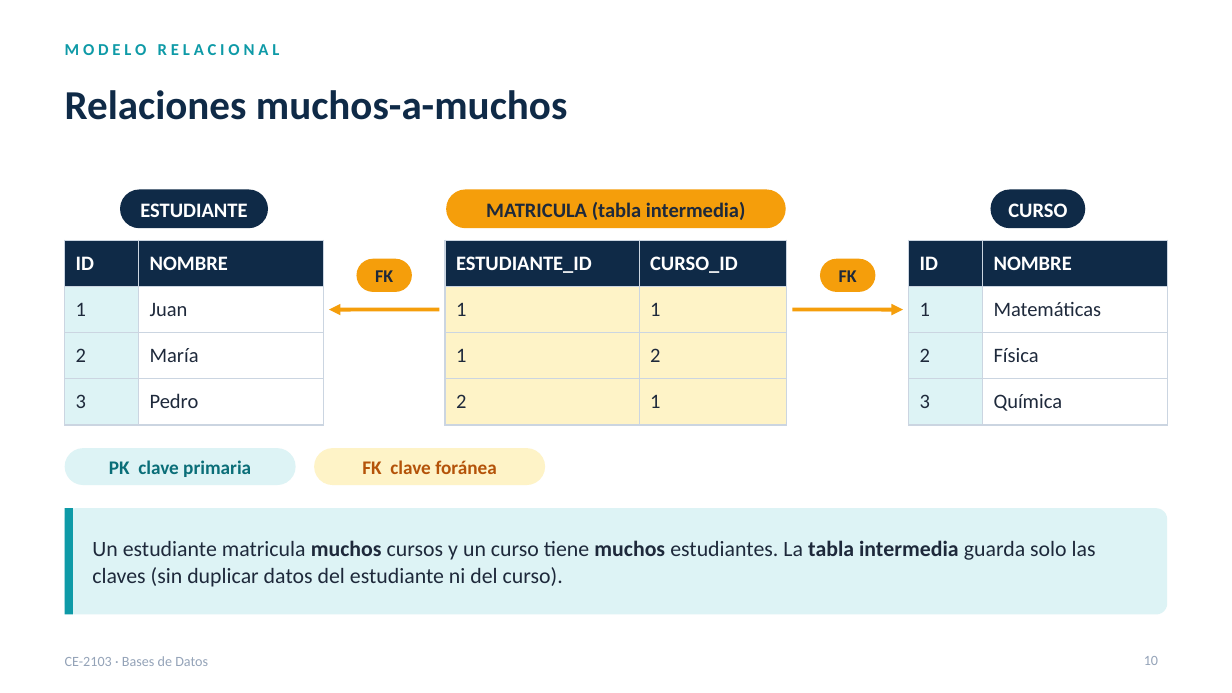
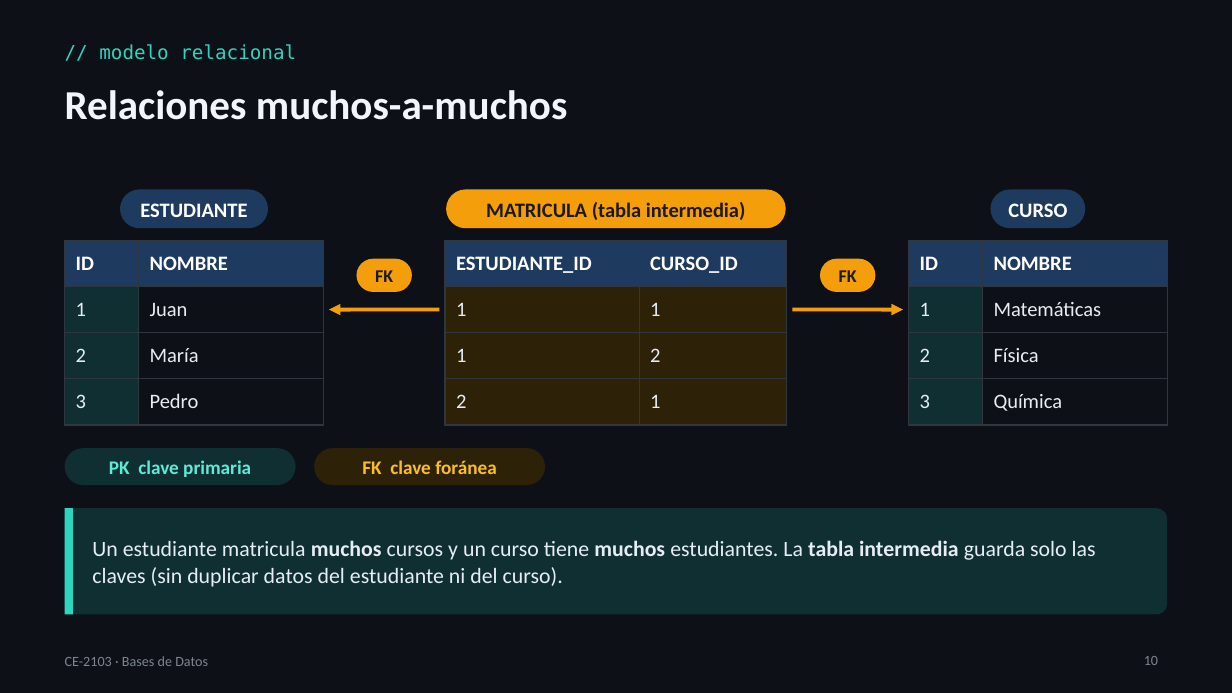
Before and after one commit to itcr-computer-engineering/data-structures-and-algorithms, a slide deck: slide 10 of presentaciones/ce-2103/Lección 08 - Bases de Datos.pptx. Drawn at 1232x693 pixels with LibreOffice and Linux fonts; fonts in the diff are those of the drawing. Boxes give left, top, right and bottom in pixels: in the first picture for what was removed or moved away, otherwise in the second. Text is boxed around its words. In the diff, an @@ line names an element or a change of style, - is before the commit and + after.

```diff
--- a/presentaciones/ce-2103/Lección 08 - Bases de Datos.pptx
+++ b/presentaciones/ce-2103/Lección 08 - Bases de Datos.pptx
@@ background #FFFFFF to #0D1117 @@
@@ text "// modelo relacional" at box(99, 44, 296, 60): vertical alignment top to middle @@
@@ text at box(99, 44, 296, 60): text changed; size 13 to 15 pt; font Calibri to DejaVu Sans Mono; text colour #0E9AA7 to #2DD4BF; bold off @@
-MODELO RELACIONAL
+// modelo relacional
@@ text "Relaciones muchos-a-muchos" at box(65, 90, 568, 120): text colour #0F2A47 to #F0F6FC @@
@@ rounded rectangle "ESTUDIANTE" at box(120, 189, 268, 228): fill #0F2A47 to #1F3A5F @@
@@ rounded rectangle "CURSO" at box(991, 189, 1086, 228): fill #0F2A47 to #1F3A5F @@
@@ table at box(65, 240, 323, 412) @@
@@ fill #0F2A47 to #1F3A5F in row 1 @@
@@ fill #DDF3F5 to #0F2F33 in 3 cells @@
@@ fill #FFFFFF to #0D1117 in 3 cells @@
@@ text colour #1E293B to #E6EDF3 in "1", "Juan", "2", "María" and 2 more places @@
@@ borders changed @@
@@ table at box(445, 240, 787, 412) @@
@@ fill #0F2A47 to #1F3A5F in row 1 @@
@@ fill #FEF3C7 to #2D2208 in 6 cells @@
@@ text colour #1E293B to #E6EDF3 in "1", "1", "1", "2" and 2 more places @@
@@ borders changed @@
@@ text colour #1E293B to #1C1917 in 3 elements at box(446, 189, 787, 228), box(357, 259, 412, 292), box(820, 259, 875, 292) @@
@@ table at box(909, 240, 1167, 415) @@
@@ fill #0F2A47 to #1F3A5F in row 1 @@
@@ fill #DDF3F5 to #0F2F33 in 3 cells @@
@@ fill #FFFFFF to #0D1117 in 3 cells @@
@@ text colour #1E293B to #E6EDF3 in "1", "Matemáticas", "2", "Física" and 2 more places @@
@@ borders changed @@
@@ rounded rectangle "PK clave primaria" at box(65, 448, 296, 485): text colour #0A6E78 to #5EEAD4; fill #DDF3F5 to #0F2F33 @@
@@ rounded rectangle "FK clave foránea" at box(314, 448, 545, 485): text colour #B45309 to #FBBF24; fill #FEF3C7 to #2D2208 @@
@@ rounded rectangle at box(65, 508, 1167, 615): fill #DDF3F5 to #0F2F33 @@
@@ rectangle at box(65, 508, 73, 615): fill #0E9AA7 to #2DD4BF @@
@@ text "Un estudiante matricula muchos cursos ..." at box(92, 540, 1096, 587): text colour #1E293B to #E6EDF3 @@
@@ text "CE-2103 · Bases de Datos" at box(65, 656, 208, 666): text colour #94A3B8 to #7D8590 @@
@@ page number at box(1144, 656, 1158, 665): text colour #94A3B8 to #7D8590 @@
```
Also in this commit, not shown: 29 other slides changed, 11 slides added, 8 other files.
